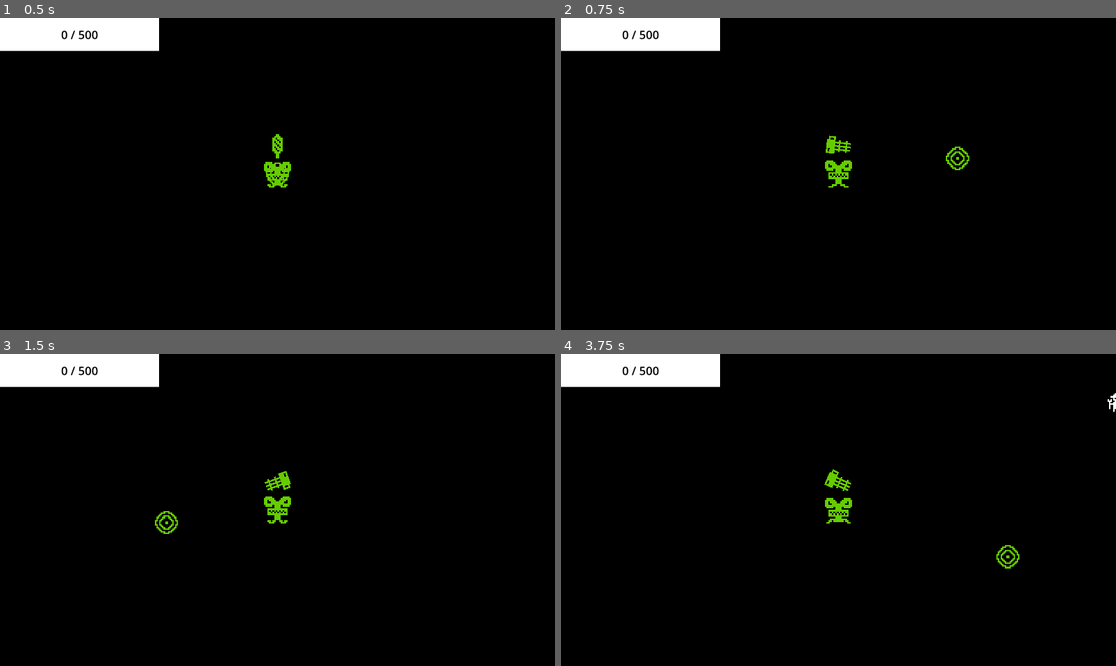
Above: before the commit, frames 1-4 (two rows, left to right).
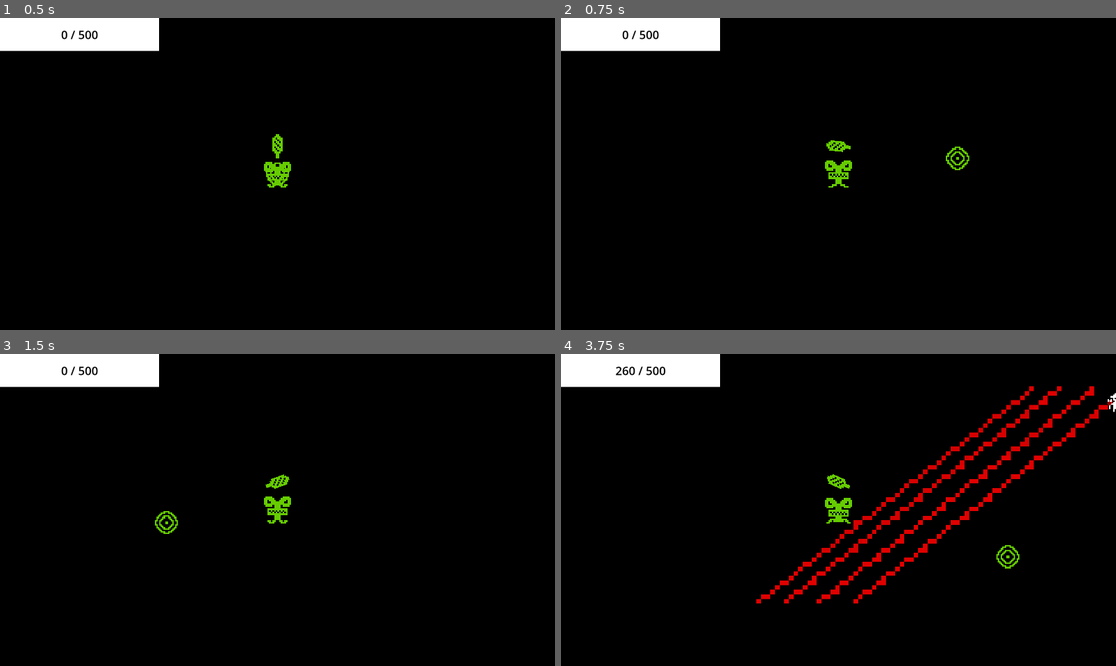
Above: after the commit, the same moments.

Repository: martindieck/color-contagion
Game: Godot game, scene res://Scenes/game.tscn
Two runs of this game, one before a commit and one after it. Both use one fixed random seed, a clock stepped at 60 frames per second and the inputs below.
Inputs (mouse positions are in pixels of both pictures, inside the frame that each line leads up to):
- Up to frame 1 (0.5 s): no input
- Up to frame 2 (0.75 s): tap Enter at 0.5 s; move the mouse to (960, 158) at 0.52 s; hold D (move_right) from 0.53 s (still down); tap E (change) at 0.6 s
- Up to frame 3 (1.5 s): tap Space at 1.25 s; move the mouse to (166, 525) at 1.27 s; release D (move_right) at 1.28 s; hold Down (move_down) from 1.28 s (still down); tap E (change) at 1.35 s
- Up to frame 4 (3.75 s): move the mouse to (894, 441) at 2.02 s; release Down (move_down) at 2.03 s; press the mouse at (894, 441) at 2.03 s; hold D (move_right) 2.03-2.78 s; tap E (change) at 2.3, 2.85, 3.6 s; move the mouse to (810, 572) at 2.77 s; release the mouse at (810, 572) at 2.78 s; hold W (move_up) 2.78-3.53 s; move the mouse to (1005, 556) at 3.52 s; hold A (move_left) from 3.53 s (still down)

Frame 1 is identical in both runs. In frame 2, less than 0.1% of the frame differs, in the area x 47-53%, y 37-44%; in frame 3, less than 0.1%; in frame 4, 3.6%, in the area x 9-100%, y 4-80%.

Commit message:
Added Weapon Change Logic

Diff:
--- a/Godot Project/Scenes/player.gd
+++ b/Godot Project/Scenes/player.gd
@@ -1,7 +1,7 @@
 extends CharacterBody2D
 
 @onready var sprite_2d = $Sprite2D
-@onready var weapon = $Weapon
+@onready var weapon_holder = $WeaponHolder
 
 func _physics_process(delta):
 	var direction = Input.get_vector("move_left", "move_right", "move_up", "move_down")
@@ -13,9 +13,18 @@
 	else:
 		sprite_2d.play("idle")
 
-	if Input.is_action_just_pressed("change"):
-		for child in weapon.get_children():
-			child.queue_free()
-		const WEAPON = preload("res://Scenes/minigun.tscn")
-		var new_weapon = WEAPON.instantiate()
-		weapon.add_child(new_weapon)
+	#if Input.is_action_just_pressed("change"):
+		#change_weapon("minigun")
+
+func change_weapon(weapon):
+	for child in weapon_holder.get_children():
+		child.queue_free()
+	match weapon:
+		"minigun":
+			const WEAPON = preload("res://Scenes/minigun.tscn")
+			var new_weapon = WEAPON.instantiate()
+			weapon.add_child(new_weapon)
+		"cannon":
+			const WEAPON = preload("res://Scenes/cannon.tscn")
+			var new_weapon = WEAPON.instantiate()
+			weapon.add_child(new_weapon)
--- a/Godot Project/Scenes/player.tscn
+++ b/Godot Project/Scenes/player.tscn
@@ -102,7 +102,7 @@
 
 [node name="Camera2D" type="Camera2D" parent="."]
 
-[node name="Weapon" type="Node2D" parent="."]
+[node name="WeaponHolder" type="Node2D" parent="."]
 position = Vector2(0, -16)
 
-[node name="Gun" parent="Weapon" instance=ExtResource("4_qaufl")]
+[node name="Gun" parent="WeaponHolder" instance=ExtResource("4_qaufl")]
